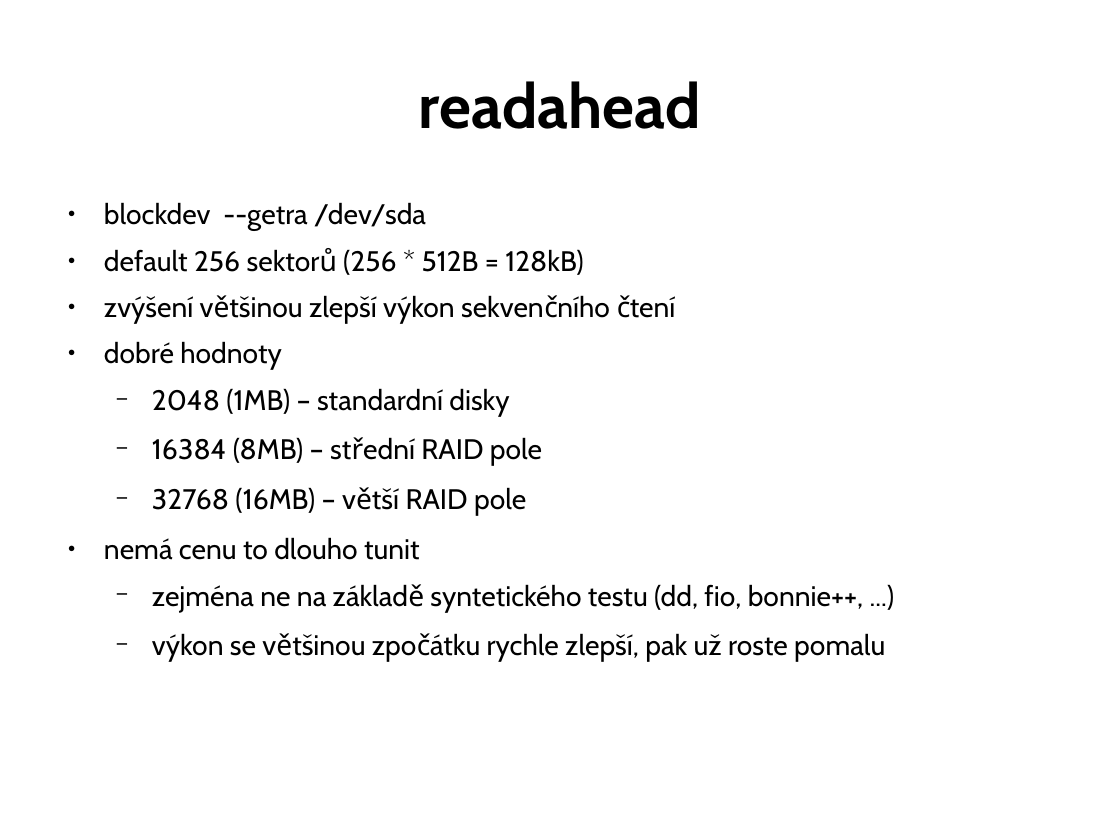
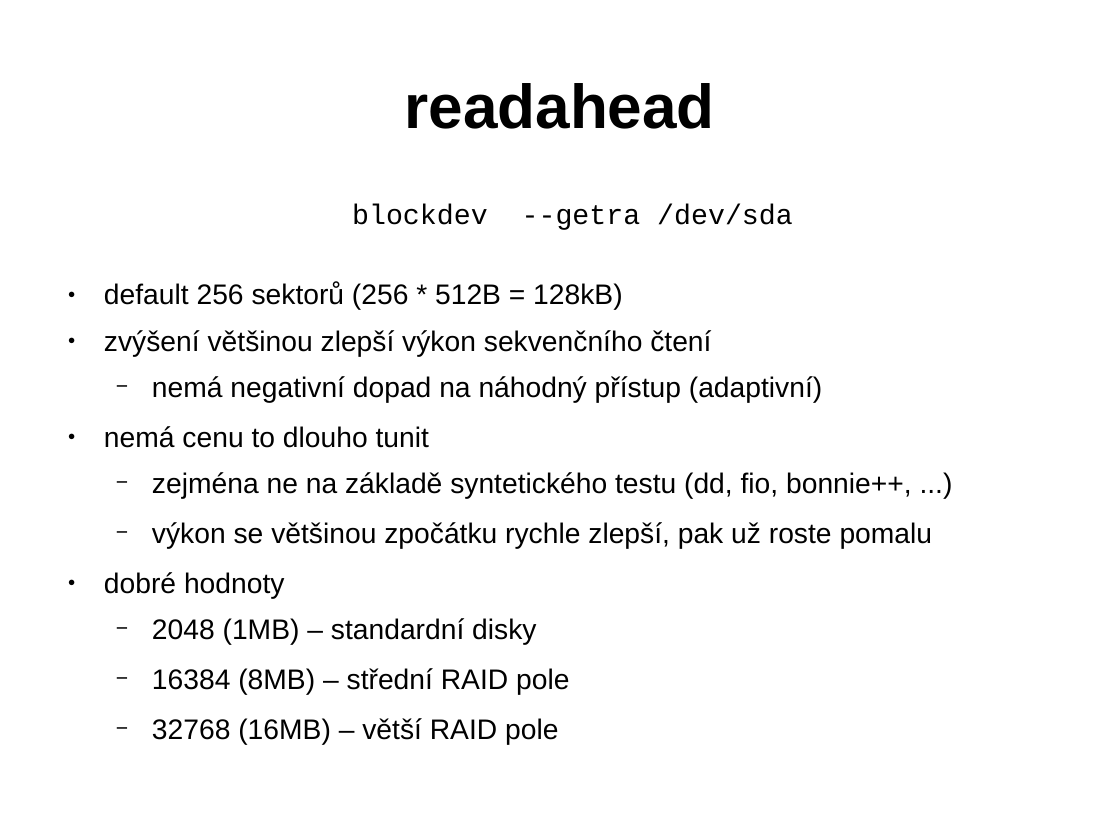
Before and after one commit to tvondra/perf_tuning_training, a slide deck: slide 48 of perf-tuning-training.odp (slide 30 before the commit). Drawn at 1120x840 pixels with LibreOffice and Linux fonts; fonts in the diff are those of the drawing. Boxes give left, top, right and bottom in pixels: in the first picture for what was removed or moved away, otherwise in the second. Text is boxed around its words. In the diff, an @@ line names an element or a change of style, - is before the commit and + after.

```diff
--- a/perf-tuning-training.odp
+++ b/perf-tuning-training.odp
@@ title "readahead" at [404, 83, 714, 129]: font Cabin to Arial @@
@@ text at [104, 204, 793, 745]: font Cabin to Courier New in "blockdev --getra /dev/sda"; font Cabin to Arial in "default 256 sektorů (256 * 512B = ...", "zvýšení většinou zlepší výkon sekvenčního čtení", "dobré hodnoty", "2048 (1MB) – standardní disky" and 2 more places; alignment left to centre; bullet ● to none @@
@@ text at [104, 376, 933, 549]: paragraphs added @@
+  − nemá negativní dopad na náhodný přístup (adaptivní)
+● nemá cenu to dlouho tunit
+  − zejména ne na základě syntetického testu (dd, fio, bonnie++, ...)
+  − výkon se většinou zpočátku rychle zlepší, pak už roste pomalu
@@ text at [104, 537, 885, 662]: paragraphs removed @@
-● nemá cenu to dlouho tunit
-  − zejména ne na základě syntetického testu (dd, fio, bonnie++, ...)
-  − výkon se většinou zpočátku rychle zlepší, pak už roste pomalu
```
Also in this commit, not shown: 45 other slides changed, 11 slides added, 15 slides removed.
